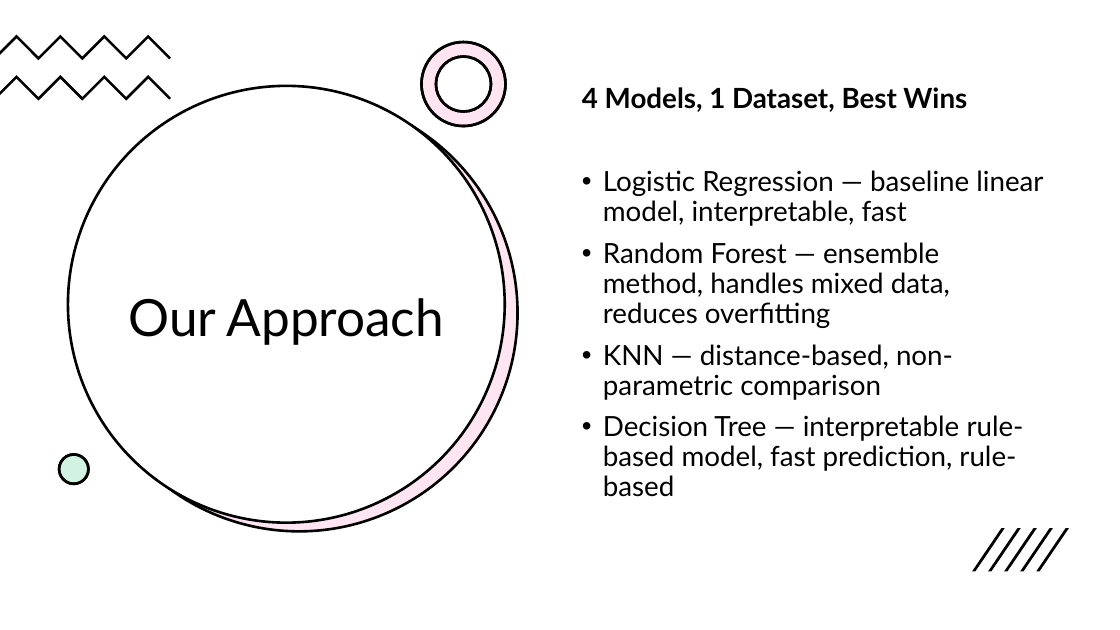
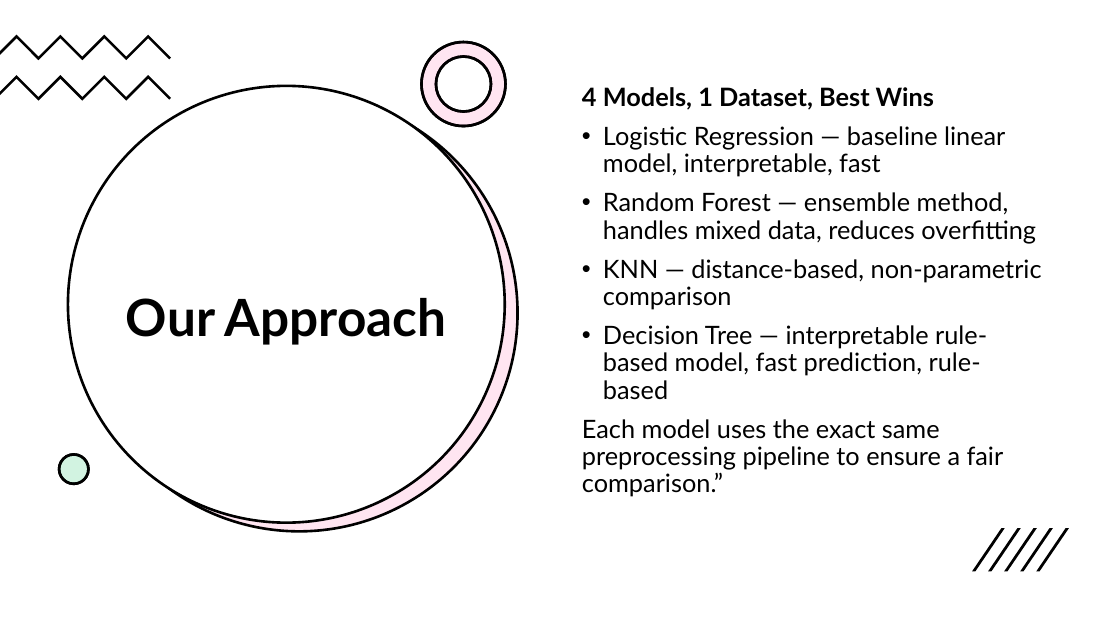
Before and after one commit to htoor2026/PROG2590, a slide deck: slide 10 of PROG2590_Group5_Presentation.pptx (slide 3 before the commit). Drawn at 1120x630 pixels with LibreOffice and Linux fonts; fonts in the diff are those of the drawing. Boxes give left, top, right and bottom in pixels: in the first picture for what was removed or moved away, otherwise in the second. Text is boxed around its words. In the diff, an @@ line names an element or a change of style, - is before the commit and + after.

```diff
--- a/PROG2590_Group5_Presentation.pptx
+++ b/PROG2590_Group5_Presentation.pptx
@@ text at (582,87,1042,400): size 23.8 to 21.7 pt in "4 Models, 1 Dataset, Best Wins", "Logistic Regression — baseline linear model, interpretable, ...", "Random Forest — ensemble method, handles mixed ...", "KNN — distance-based, non-parametric comparison" and 1 more places @@
@@ title "Our Approach" at (126,298,447,345): bold on @@
@@ text at (582,419,1004,497): paragraph added @@
+Each model uses the exact same preprocessing pipeline to ensure a fair comparison.”
```
Also in this commit, not shown: 8 other slides changed, 9 slides added, 4 slides removed, 17 other files.
